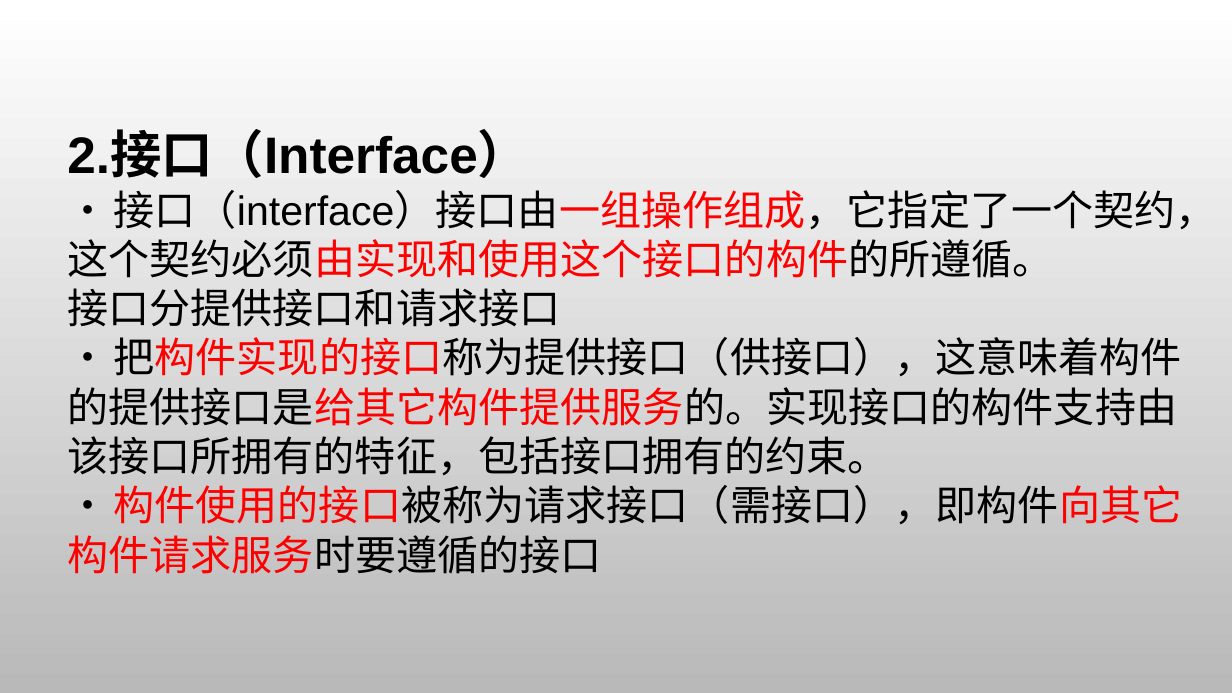
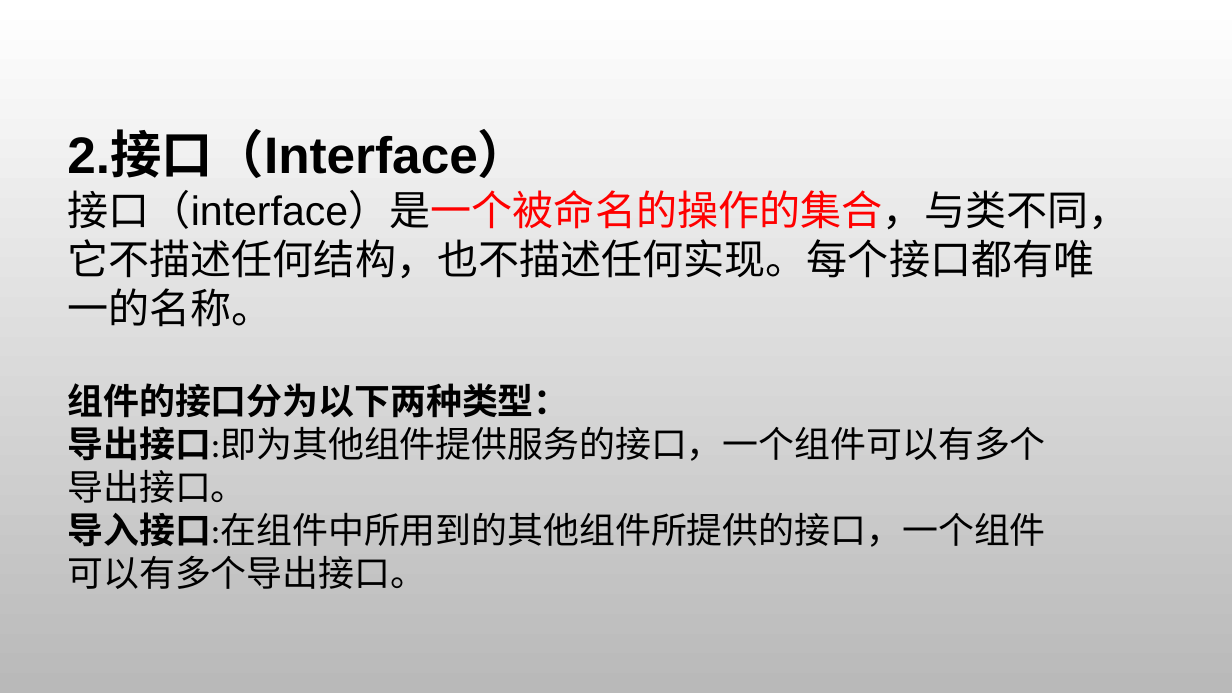
Before and after one commit to wyrda6/PRD2018-G17, a slide deck: slide 20 of 非受控文档/翻转课堂/UML基础3.pptx (slide 19 before the commit). Drawn at 1232x693 pixels with LibreOffice and Linux fonts; fonts in the diff are those of the drawing; background and template pictures are left out. Boxes give left, top, right and bottom in pixels: in the first picture for what was removed or moved away, otherwise in the second. Text is boxed around its words. In the diff, an @@ line names an element or a change of style, - is before the commit and + after.

```diff
--- a/非受控文档/翻转课堂/UML基础3.pptx
+++ b/非受控文档/翻转课堂/UML基础3.pptx
@@ text at (x1=67, y1=190, x2=1129, y2=327): text changed; font Arial to Calibri @@
-• 接口（interface）接口由一组操作组成，它指定了一个契约，这个契约必须由实现和使用这个接口的构件的所遵循。
-接口分提供接口和请求接口
-• 把构件实现的接口称为提供接口（供接口），这意味着构件的提供接口是给其它构件提供服务的。实现接口的构件支持由该接口所拥有的特征，包括接口拥有的约束。
-• 构件使用的接口被称为请求接口（需接口），即构件向其它构件请求服务时要遵循的接口
+接口（interface）是一个被命名的操作的集合，与类不同，它不描述任何结构，也不描述任何实现。每个接口都有唯一的名称。
@@ text added at (x1=67, y1=383, x2=1045, y2=589), 28 pt, text #000000 @@
+组件的接口分为以下两种类型：
+导出接口:即为其他组件提供服务的接口，一个组件可以有多个导出接口。
+导入接口:在组件中所用到的其他组件所提供的接口，一个组件可以有多个导出接口。
```
Also in this commit, not shown: 24 other slides changed, 7 slides added, 13 slides removed.
